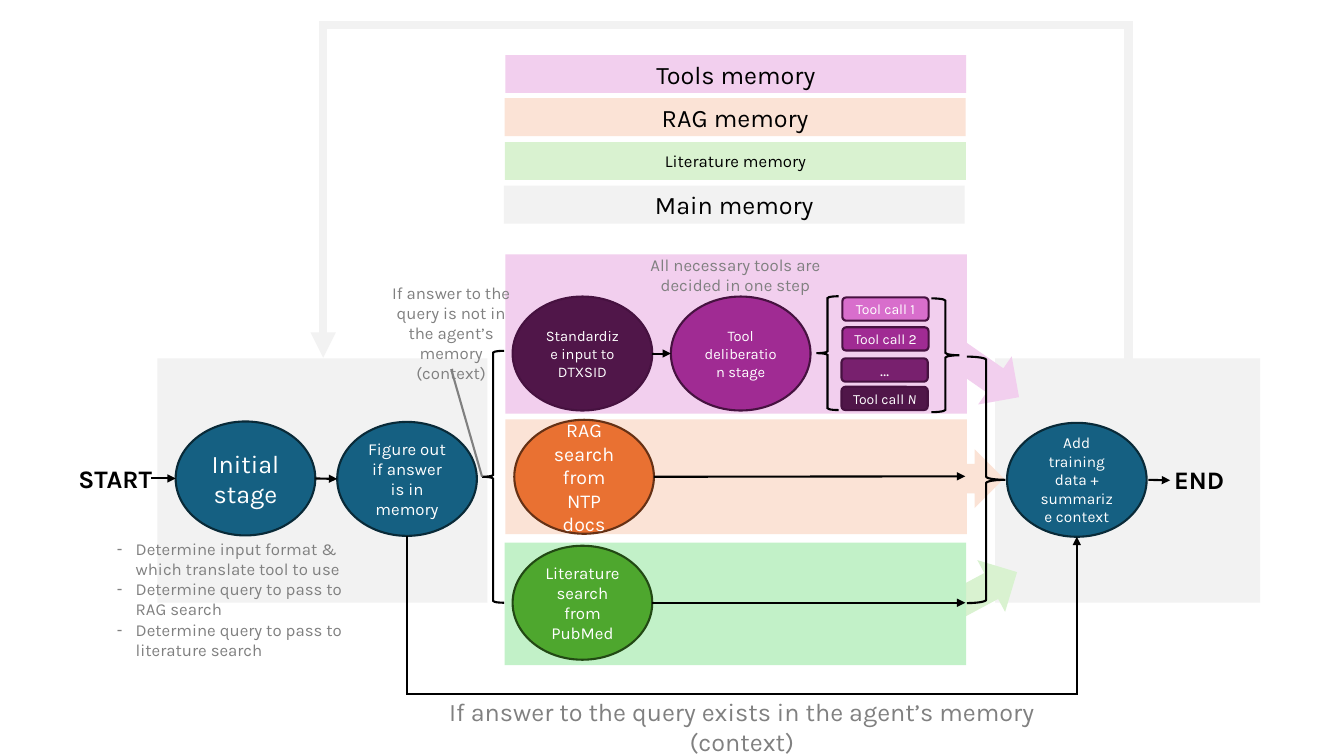
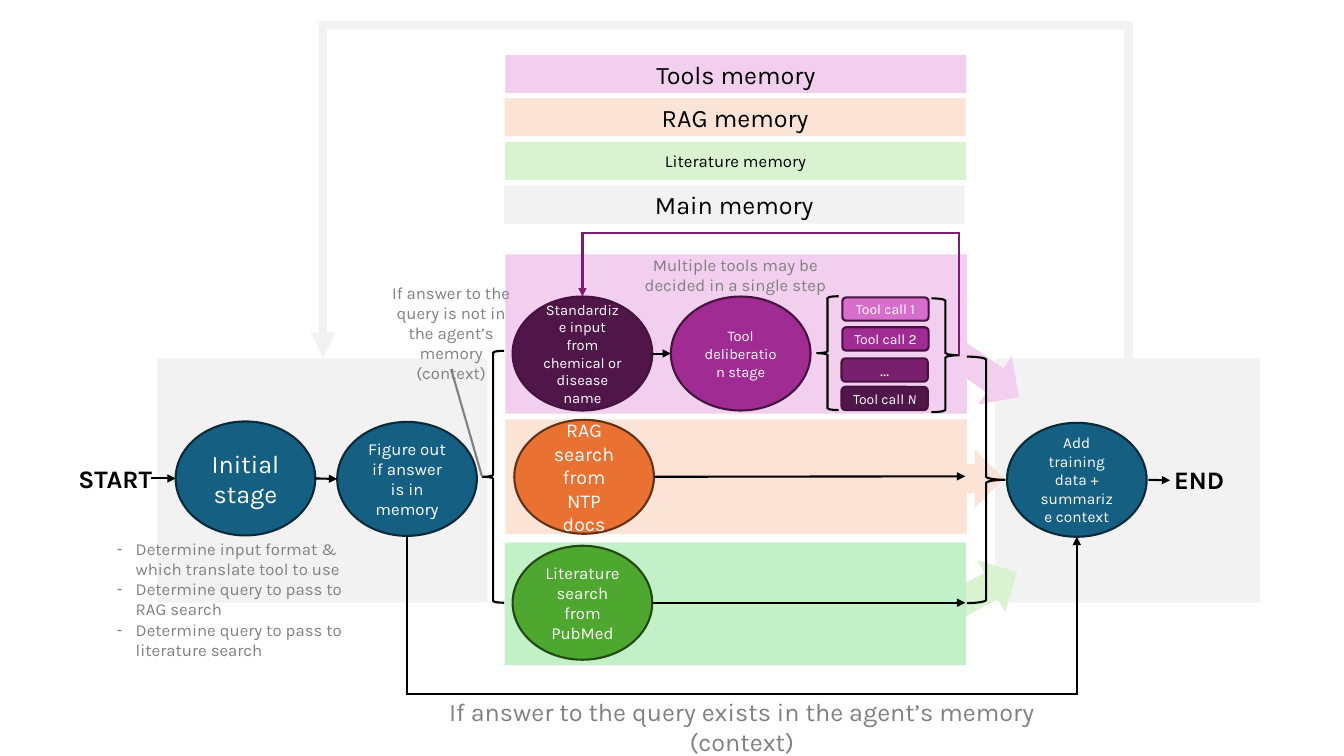
Before and after one commit to NIEHS/ToxPipe, a slide deck: slide 1 of graph_architecture.pptx. Drawn at 1344x756 pixels with LibreOffice and Linux fonts; fonts in the diff are those of the drawing. Boxes give left, top, right and bottom in pixels: in the first picture for what was removed or moved away, otherwise in the second. Text is boxed around its words. In the diff, an @@ line names an element or a change of style, - is before the commit and + after.

```diff
--- a/graph_architecture.pptx
+++ b/graph_architecture.pptx
@@ elbow arrow added from (960, 355) to (583, 296), #78206E 1.5 pt @@
@@ text at (645,259,826,296): text changed @@
-All necessary tools are decided in one step
+Multiple tools may be decided in a single step
@@ text in ellipse at (543,322,621,403): text changed @@
-Standardize input to DTXSID
+Standardize input from chemical or disease name
```
Also in this commit, not shown: 1 slide removed, 1 other file.
